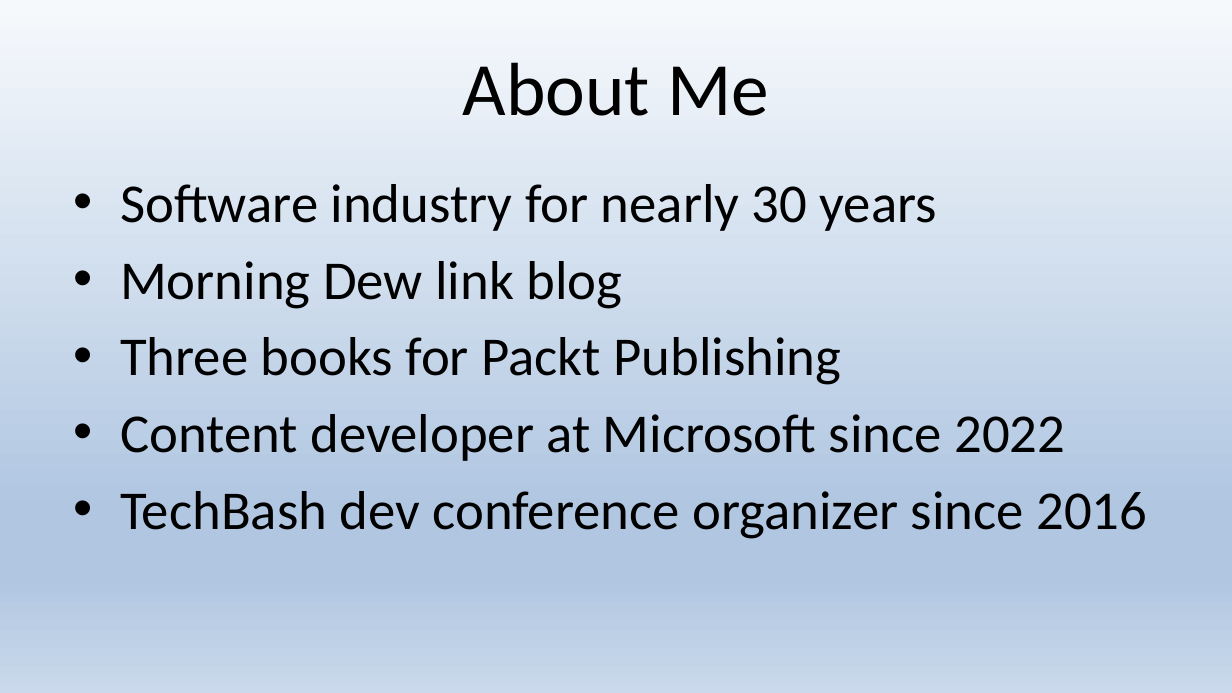
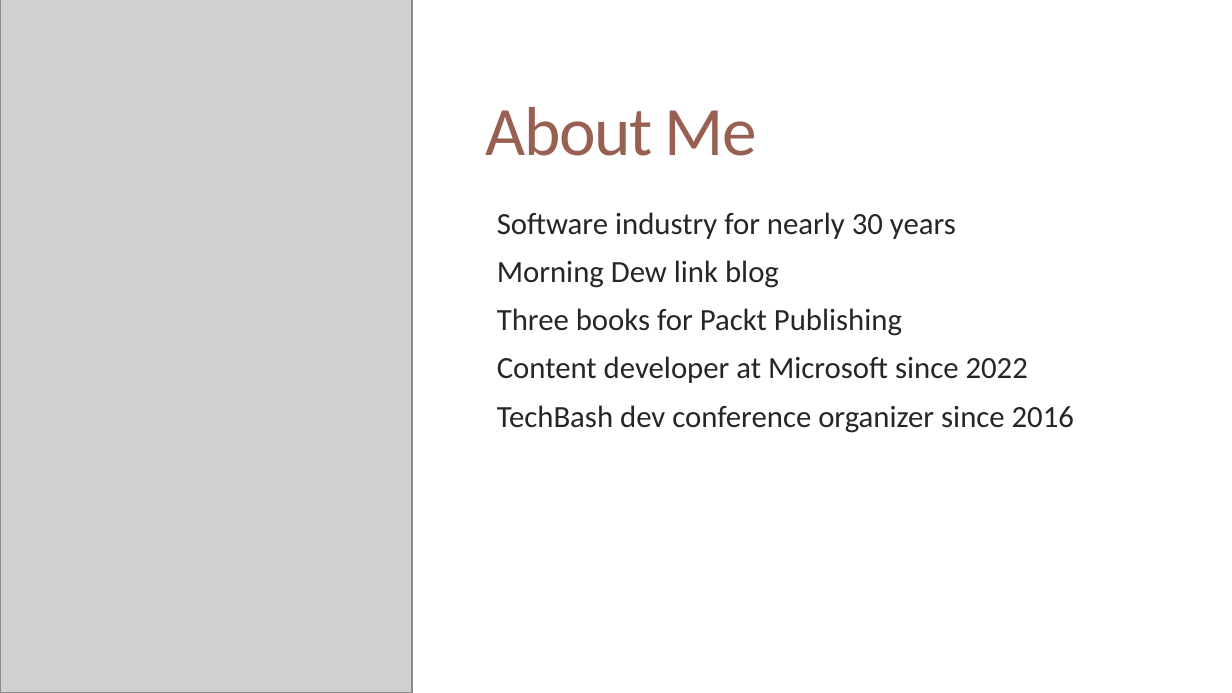
Before and after one commit to alvinashcraft/speaking, a slide deck: slide 2 of 2025/1107_TechBash/StartWithWinUI/TechBash 2025 - Get Started with WinUI.pptx (slide 3 before the commit). Drawn at 1232x693 pixels with LibreOffice and Linux fonts; fonts in the diff are those of the drawing; grey boxes stand for pictures. Boxes give left, top, right and bottom in pixels: in the first picture for what was removed or moved away, otherwise in the second. Text is boxed around its words. In the diff, an @@ line names an element or a change of style, - is before the commit and + after.

Commit message:
Update TechBash 2025 slide decks

```diff
--- a/2025/1107_TechBash/StartWithWinUI/TechBash 2025 - Get Started with WinUI.pptx
+++ b/2025/1107_TechBash/StartWithWinUI/TechBash 2025 - Get Started with WinUI.pptx
@@ background gradient #F6F9FC to #B0C6E1 to #CAD9EB to #FFFFFF @@
@@ picture added at [0, 0, 411, 692] @@
@@ title "About Me": place and size @@
-title "About Me" at [463, 62, 769, 116]
+title "About Me" at [486, 107, 757, 156]
@@ title "About Me" at [486, 107, 757, 156]: size 44 to 40.5 pt, text colour #000000 to #986052, letter spacing 0 to -0.9 pt; alignment centre to left; line spacing 1 to 0.85 @@
@@ text "Software industry for nearly 30 ...": place and size @@
-text "Software industry for nearly 30 ..." at [120, 184, 1147, 539]
+text "Software industry for nearly 30 ..." at [497, 212, 1074, 433]
@@ text "Software industry for nearly 30 ..." at [497, 212, 1074, 433]: size 32 to 18 pt, text colour #000000 to #262626; bullet • to  ; line spacing 1 to 0.85; more space between paragraphs @@
```
Also in this commit, not shown: 13 other slides changed, 3 slides removed.
